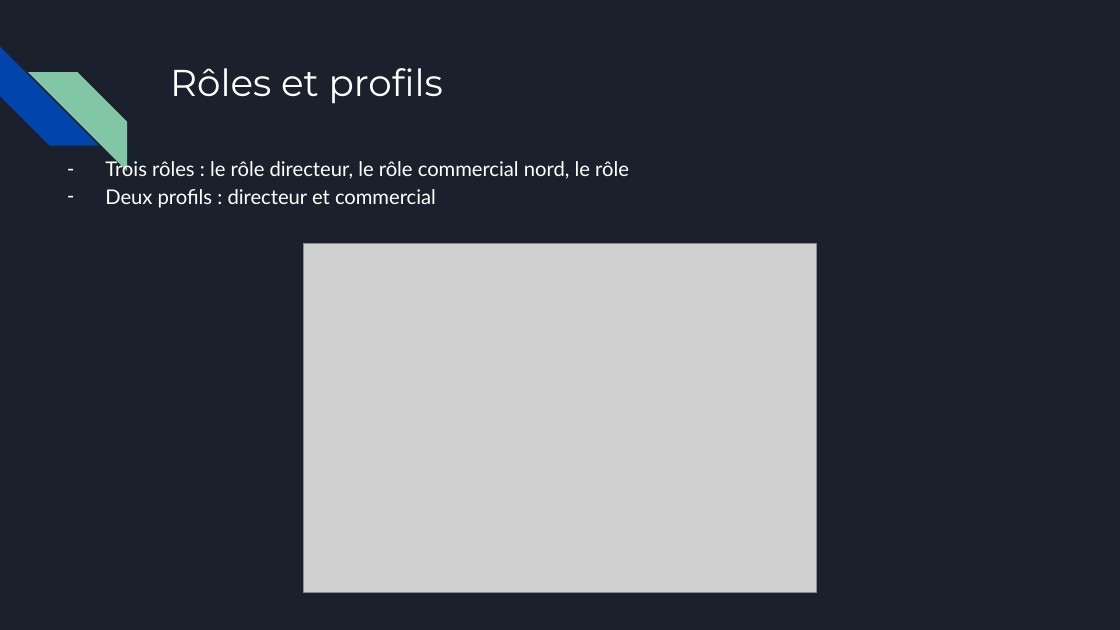
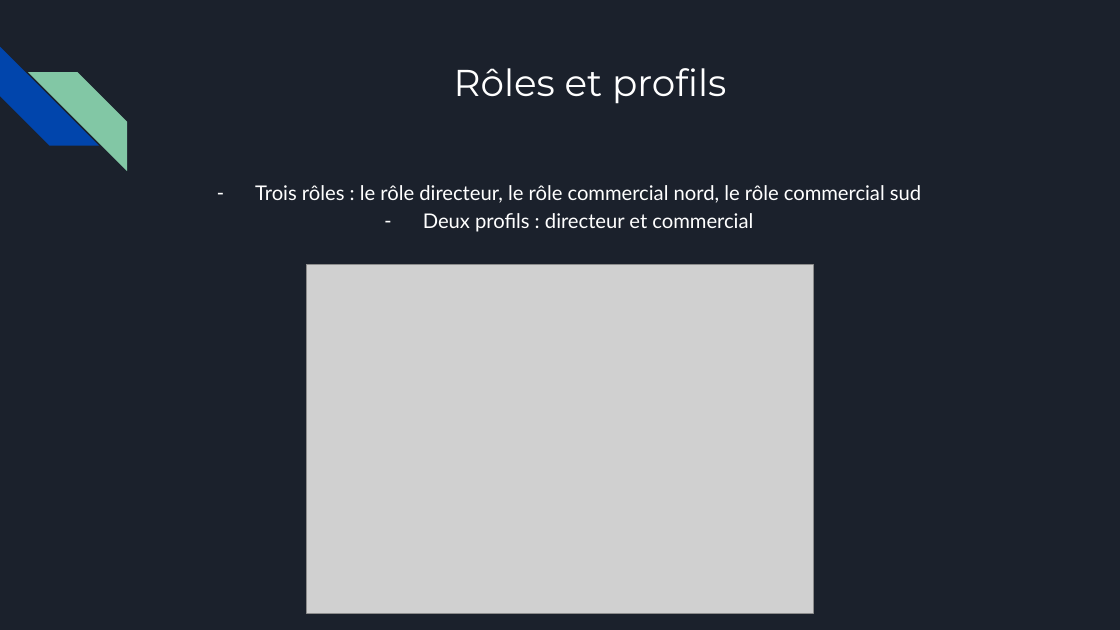
Before and after one commit to StevenLignereux/openclassroom_salesforce, a slide deck: slide 8 of projet_3_solution_tours_fors_life/livrables/P3_lignereux_steven/P3_01_presentation.pptx (slide 12 before the commit). Drawn at 1120x630 pixels with LibreOffice and Linux fonts; fonts in the diff are those of the drawing; grey boxes stand for pictures. Boxes give left, top, right and bottom in pixels: in the first picture for what was removed or moved away, otherwise in the second. Text is boxed around its words. In the diff, an @@ line names an element or a change of style, - is before the commit and + after.

```diff
--- a/projet_3_solution_tours_fors_life/livrables/P3_lignereux_steven/P3_01_presentation.pptx
+++ b/projet_3_solution_tours_fors_life/livrables/P3_lignereux_steven/P3_01_presentation.pptx
@@ title "Rôles et profils" at <box>454,68,726,104</box>: alignment left to centre @@
@@ text at <box>255,185,921,203</box>: text changed @@
-– Trois rôles : le rôle directeur, le rôle commercial nord, le rôle
+– Trois rôles : le rôle directeur, le rôle commercial nord, le rôle commercial sud
@@ text at <box>423,213,753,232</box>: alignment left to centre @@
@@ picture: place and size @@
-picture at <box>304,244,816,594</box>
+picture at <box>307,264,813,614</box>
```
Also in this commit, not shown: 1 other slide changed, 3 slides added, 5 slides removed, 1 other file.
